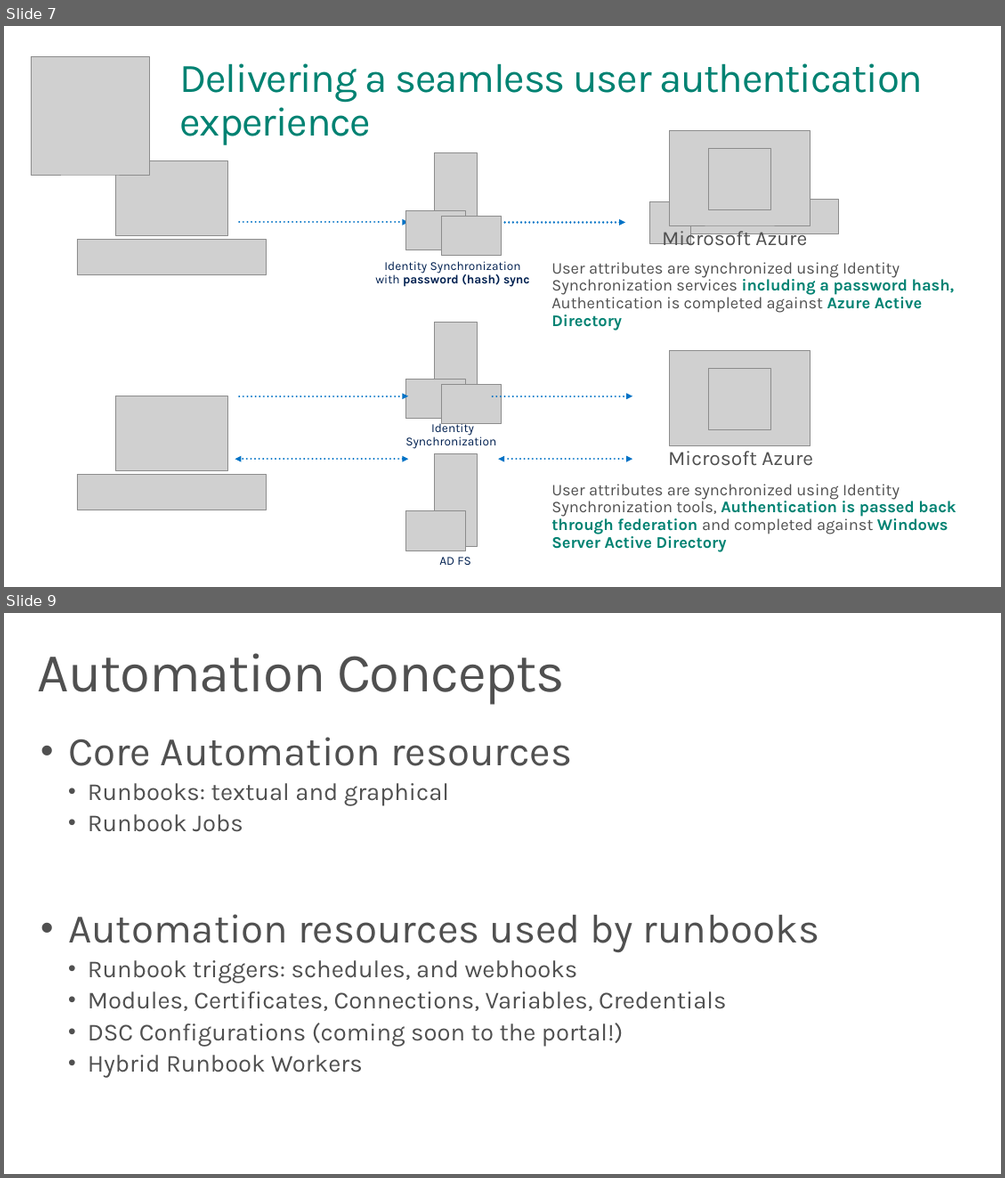
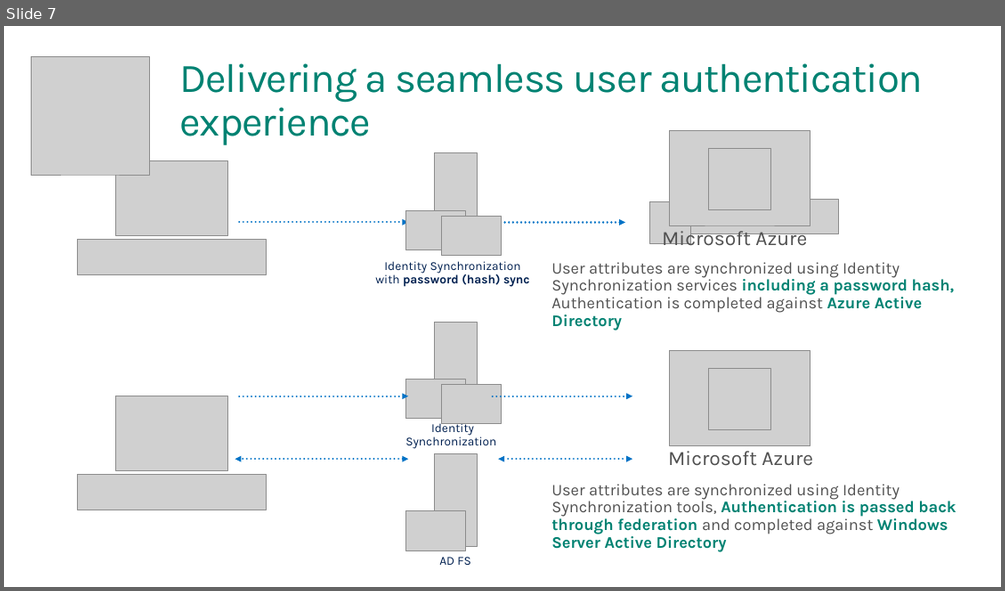
Before and after one commit to pkirch/hybridit15, a slide deck: Modul2/FY16Q2 Azure Hybrid (IT Camp Hybrid IT).pptx. Shown one above the other, each under a label of ours: slides 7 and 9 before the commit, slide 7 after it; the slides between them are not shown. The pictures are 1005x1178 and 1005x591 pixels, drawn with LibreOffice and Linux fonts; fonts in the diff are those of the drawing; grey boxes stand for pictures; background and template pictures are left out. Boxes give left, top, right and bottom in pixels: in the first picture for what was removed or moved away, otherwise in the second. Text is boxed around its words. In the diff, an @@ line names an element or a change of style, - is before the commit and + after.

```diff
--- a/Modul2/FY16Q2 Azure Hybrid (IT Camp Hybrid IT).pptx
+++ b/Modul2/FY16Q2 Azure Hybrid (IT Camp Hybrid IT).pptx
@@ slide 9 removed at [4,613,1001,1174], background #FFFFFF @@
@@ title removed at [38,653,565,705] @@
-Automation Concepts
@@ text removed at [68,737,820,1078] @@
-• Core Automation resources
-  • Runbooks: textual and graphical
-  • Runbook Jobs
-• Automation resources used by runbooks
-  • Runbook triggers: schedules, and webhooks
-  • Modules, Certificates, Connections, Variables, Credentials
-  • DSC Configurations (coming soon to the portal!)
-  • Hybrid Runbook Workers
```
Also in this commit, not shown: 2 other slides removed, 5 other files.
